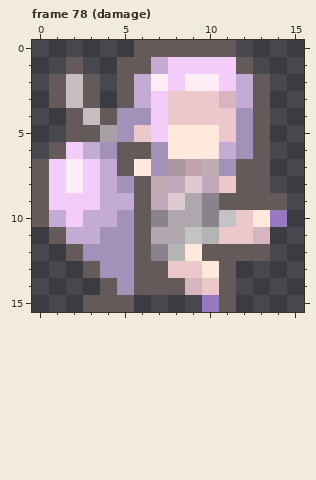
Pixel-art file -- Sprite/2024_04_29.aseprite. The picture above is the old version.
16x16 pixels, 84 frames. Shown: frame 78 (damage).
The result:
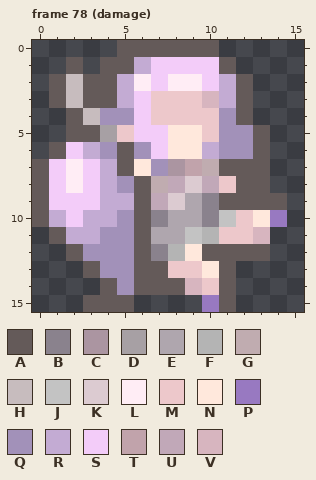
Palette (. is transparent): A #645a59  B #8a828d  C #ab95a1  D #a7a0a4  E #afa6ae  F #b4b4b4  G #c0acb0  H #c7bcbe  J #c3c3c3  K #dccbd1  L #ffedf5  M #edc8cb  N #ffe8dc  P #9879c1  Q #a291b9  R #c3abd3  S #f3ccf9  T #c1a3ab  U #c1a8b8  V #d7b5bf
Change:
--- frame 78 (damage), layer "Layer 1"
@@ x 0..15 @@
- 0 ......AAAAAA....
- 1 ..A..AARSSSSA...
- 2 .AHA.ARLSLLSRA..
- 3 .AHA.ARSMMMVRA..
- 4 ..AHAQQSMMMMQA..
- 5 ..AADQMSNNNMQA..
- 6 .ASRQAAQNNNRQA..
- 7 ASLSRANQCTGQAA..
+ 0 .....AAAAAA.....
+ 1 ..A.AARSSSSA....
+ 2 .AHAARLSLLSRA...
+ 3 .AHAARSMMMVRA...
+ 4 ..AHQQSMMMMQA...
+ 5 ..AADMSSNNMQQA..
+ 6 .ASRQAQSNNRQQA..
+ 7 ASLSRANQCTGAAA..
  8 ASLSRQAGUKUMAA..
Boxes around the changes in both pictures, in picture pixels (x1, y1, x2, y2):
changed: (100, 40, 270, 176)
